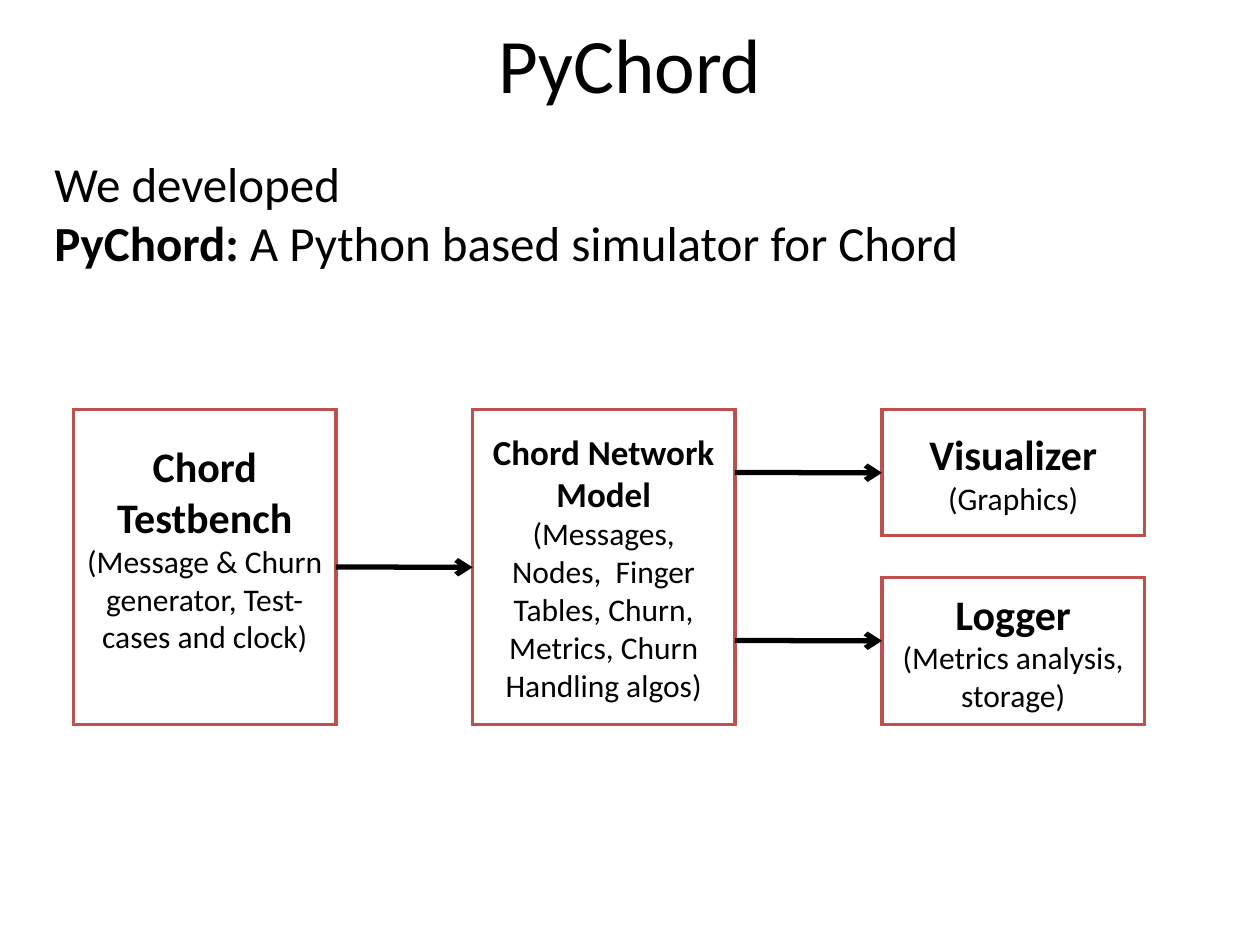
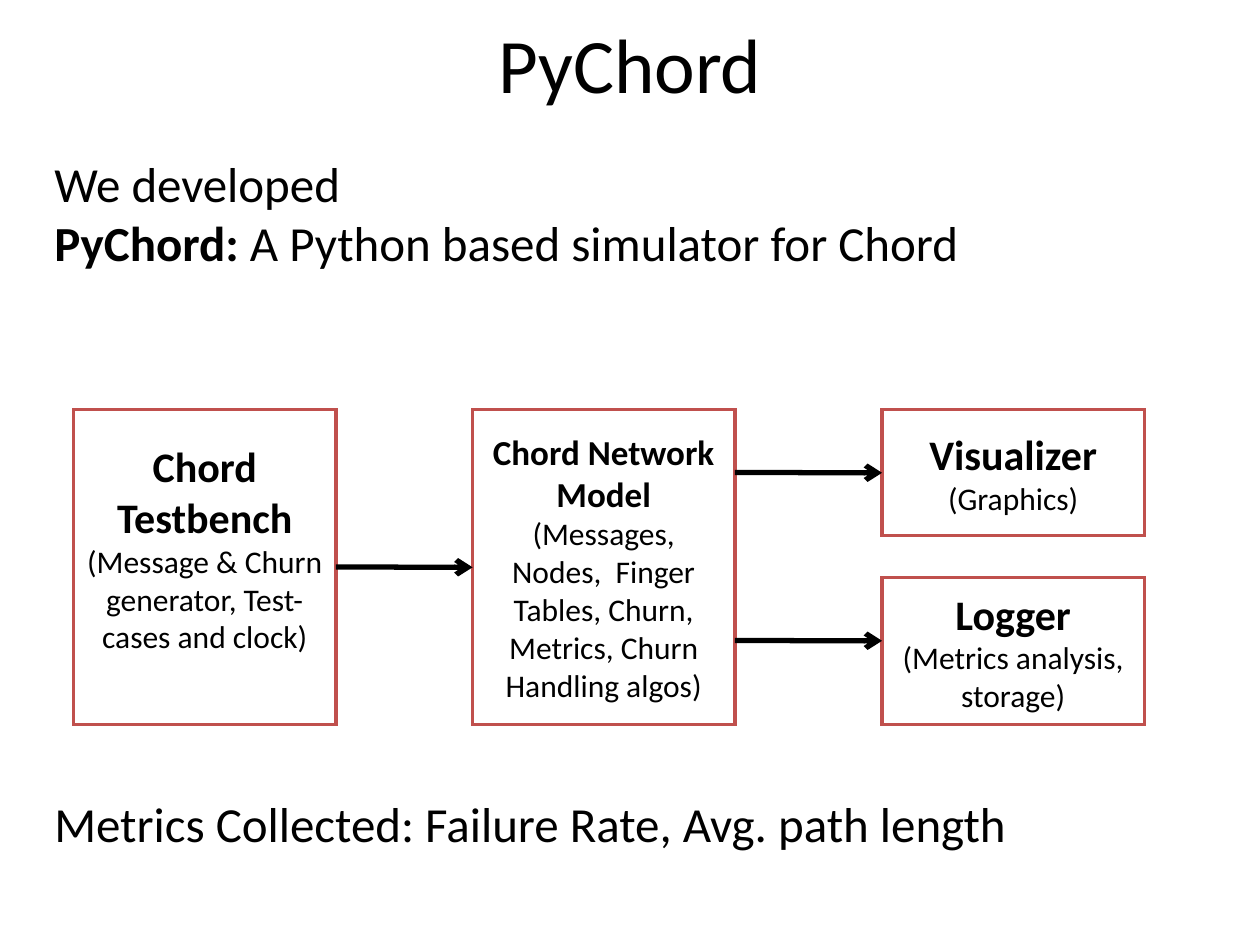
Before and after one commit to niojuju/pychord, a slide deck: slide 3 of Docs/Chord_Churn_Main.ppt. Drawn at 1260x945 pixels with LibreOffice and Linux fonts; fonts in the diff are those of the drawing. Boxes give left, top, right and bottom in pixels: in the first picture for what was removed or moved away, otherwise in the second. Text is boxed around its words. In the diff, an @@ line names an element or a change of style, - is before the commit and + after.

```diff
--- a/Docs/Chord_Churn_Main.ppt
+++ b/Docs/Chord_Churn_Main.ppt
@@ text added at bbox=[54, 808, 1006, 851], 28 pt, text #000000 @@
+Metrics Collected: Failure Rate, Avg. path length
```
Also in this commit, not shown: 2 other slides changed, 8 slides added, 8 slides removed, 6 other files.
